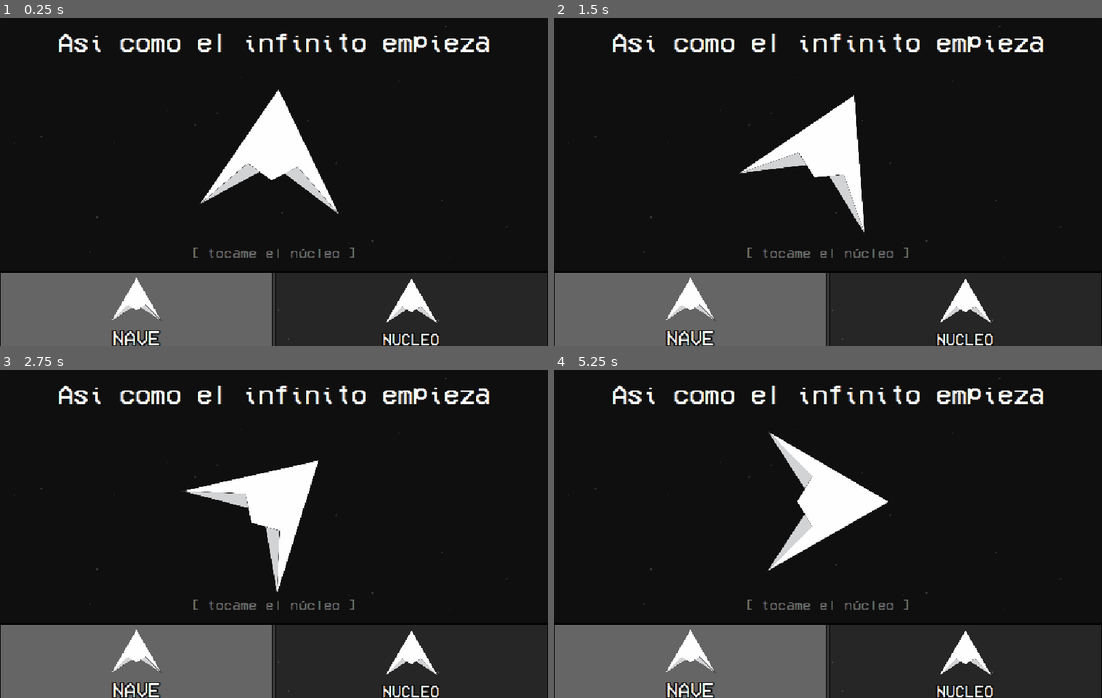
Above: before the commit, frames 1-4 (two rows, left to right).
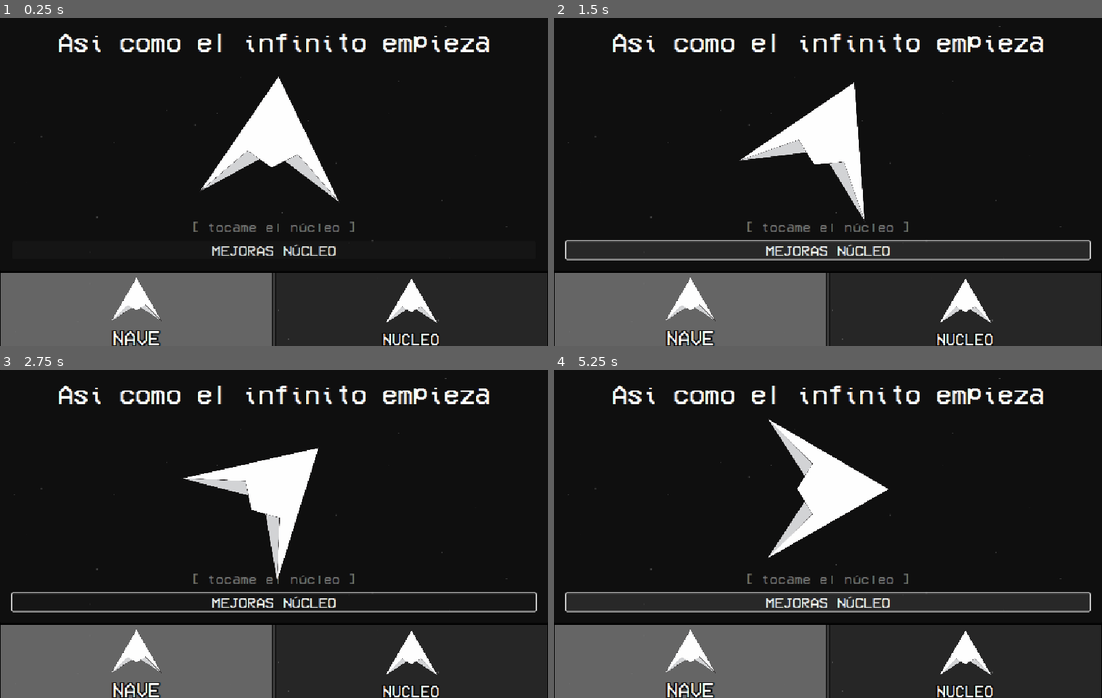
Above: after the commit, the same moments.

Repository: Maretesus666/Apeiron
Game: Godot game, scene res://scenes/Hub.tscn
The game is run twice, just before and just after one commit, with the same random seed, the same clock (stepped at 60 frames per second) and the same inputs. This scene is started directly instead of the project's main scene.
Inputs (mouse positions are in pixels of both pictures, inside the frame that each line leads up to):
- Up to frame 1 (0.25 s): no input
- Up to frame 2 (1.5 s): click (691, 309) at 0.52 s; click (828, 250) at 1.25 s, where only the run after the commit has a clickable "MEJORAS NÚCLEO"
- Up to frame 3 (2.75 s): move the mouse to (394, 517) at 2.02 s; press the mouse at (394, 517) at 2.03 s; hold D (move_right) from 2.03 s (still down)
- Up to frame 4 (5.25 s): move the mouse to (718, 550) at 2.77 s; release D (move_right) at 2.78 s; release the mouse at (718, 550) at 2.78 s; hold S (move_down) 2.78-3.5 s; click (718, 550) at 2.85 s; click (822, 602) at 3.5 s, where only the run after the commit has a clickable "MEJORAS NÚCLEO"; move the mouse to (882, 461) at 4.27 s; press the mouse at (882, 461) at 4.28 s; hold D (move_right) 4.28-5.03 s; move the mouse to (800, 599) at 5.02 s; release the mouse at (800, 599) at 5.03 s; hold W (move_up) from 5.03 s (still down); click (800, 599) at 5.1 s

The runs differ from the first frame. In frame 1, 3.2% of the frame differs, in the area x 35-65%, y 17-74%; in frame 2, 8.3%; in frame 3, 4.2%; in frame 4, 8.7%, in the area x 2-98%, y 14-74%.
Error after the commit: Invalid access to property or key 'pressed' on a base object of type 'null instance'. (res://scripts/panel_mejoras.gd:15)

Commit message:
empiezo a crear las mejoras del clicker

Diff:
--- a/apeiron-godot/scenes/Hub.tscn
+++ b/apeiron-godot/scenes/Hub.tscn
@@ -6,6 +6,7 @@
 [ext_resource type="Shader" uid="uid://cvu8ucill03dy" path="res://shaders/menu.gdshader" id="3_tm630"]
 [ext_resource type="Script" uid="uid://mvfa7t62eqnm" path="res://scenes/nucleo.gd" id="4_tm630"]
 [ext_resource type="Texture2D" uid="uid://dsqmf3qkp4ovd" path="res://assets/sprites/nave.png" id="6_tm630"]
+[ext_resource type="Script" uid="uid://di20tn2k2f6ll" path="res://scripts/panel_mejoras.gd" id="7_hnc56"]
 
 [sub_resource type="ShaderMaterial" id="ShaderMaterial_hnc56"]
 shader = ExtResource("3_tm630")
@@ -386,51 +387,48 @@
 [node name="Clicker" type="VBoxContainer" parent="ContenedorBotones/ScrollContainer/HBoxContainer/nucleo"]
 layout_mode = 2
 
-[node name="ClickButton" type="Button" parent="ContenedorBotones/ScrollContainer/HBoxContainer/nucleo/Clicker"]
-visible = false
-texture_repeat = 1
-layout_mode = 2
-theme_override_fonts/font = ExtResource("2_7f5op")
-theme_override_font_sizes/font_size = 64
-text = "Click"
-
-[node name="StartGameButton" type="Button" parent="ContenedorBotones/ScrollContainer/HBoxContainer/nucleo/Clicker"]
-visible = false
-layout_mode = 2
-theme_override_fonts/font = ExtResource("2_7f5op")
-theme_override_font_sizes/font_size = 64
-text = "Start"
-
 [node name="UpgradesContainer" type="VBoxContainer" parent="ContenedorBotones/ScrollContainer/HBoxContainer/nucleo/Clicker"]
 layout_mode = 2
 
 [node name="ClickUpgradesContainer" type="VBoxContainer" parent="ContenedorBotones/ScrollContainer/HBoxContainer/nucleo/Clicker"]
 layout_mode = 2
 
-[node name="ShipUpgradesContainer" type="VBoxContainer" parent="ContenedorBotones/ScrollContainer/HBoxContainer/nucleo/Clicker"]
-layout_mode = 2
-
-[node name="PanelContainer2" type="PanelContainer" parent="ContenedorBotones/ScrollContainer/HBoxContainer"]
+[node name="Nave" type="PanelContainer" parent="ContenedorBotones/ScrollContainer/HBoxContainer"]
 custom_minimum_size = Vector2(1080, 0)
 layout_mode = 2
 size_flags_horizontal = 3
 mouse_filter = 2
 theme_override_styles/panel = SubResource("StyleBoxFlat_tm630")
 
-[node name="VBoxContainer" type="VBoxContainer" parent="ContenedorBotones/ScrollContainer/HBoxContainer/PanelContainer2"]
-layout_mode = 2
-
-[node name="InfoLabel" type="Label" parent="ContenedorBotones/ScrollContainer/HBoxContainer/PanelContainer2/VBoxContainer"]
+[node name="VBoxContainer" type="VBoxContainer" parent="ContenedorBotones/ScrollContainer/HBoxContainer/Nave"]
+layout_mode = 2
+
+[node name="InfoLabel" type="Label" parent="ContenedorBotones/ScrollContainer/HBoxContainer/Nave/VBoxContainer"]
 layout_mode = 2
 theme_override_fonts/font = ExtResource("2_7f5op")
 theme_override_font_sizes/font_size = 64
 text = "Jugar a las navee"
 
-[node name="PlayButton" type="Button" parent="ContenedorBotones/ScrollContainer/HBoxContainer/PanelContainer2/VBoxContainer"]
+[node name="PlayButton" type="Button" parent="ContenedorBotones/ScrollContainer/HBoxContainer/Nave/VBoxContainer"]
 layout_mode = 2
 theme_override_fonts/font = ExtResource("2_7f5op")
 theme_override_font_sizes/font_size = 64
 text = "Play"
+
+[node name="MejorasNaveBtn" type="Button" parent="ContenedorBotones/ScrollContainer/HBoxContainer/Nave/VBoxContainer"]
+layout_mode = 2
+theme_override_fonts/font = ExtResource("2_7f5op")
+theme_override_font_sizes/font_size = 64
+text = "Play"
+
+[node name="PointsLabel" type="Label" parent="ContenedorBotones/ScrollContainer/HBoxContainer/Nave/VBoxContainer"]
+layout_mode = 2
+
+[node name="ShipUpgradesContainer" type="VBoxContainer" parent="ContenedorBotones/ScrollContainer/HBoxContainer/Nave/VBoxContainer"]
+layout_mode = 2
+
+[node name="Button" type="Button" parent="ContenedorBotones/ScrollContainer/HBoxContainer/Nave/VBoxContainer/ShipUpgradesContainer"]
+layout_mode = 2
 
 [node name="PanelContainer" type="PanelContainer" parent="ContenedorBotones"]
 layout_mode = 2
@@ -572,8 +570,55 @@
 &"": SubResource("AnimationLibrary_o7rky")
 }
 
+[node name="PanelMejoras" type="Control" parent="."]
+visible = false
+layout_mode = 1
+anchors_preset = 15
+anchor_right = 1.0
+anchor_bottom = 1.0
+grow_horizontal = 2
+grow_vertical = 2
+script = ExtResource("7_hnc56")
+
+[node name="ColorRect" type="ColorRect" parent="PanelMejoras"]
+layout_mode = 0
+offset_right = 40.0
+offset_bottom = 40.0
+
+[node name="Panel" type="Panel" parent="PanelMejoras"]
+layout_mode = 0
+offset_right = 40.0
+offset_bottom = 40.0
+
+[node name="MarginContainer" type="MarginContainer" parent="PanelMejoras/Panel"]
+layout_mode = 0
+offset_right = 40.0
+offset_bottom = 40.0
+
+[node name="HBoxContainer" type="HBoxContainer" parent="PanelMejoras/Panel/MarginContainer"]
+layout_mode = 2
+
+[node name="TitleLabel" type="Label" parent="PanelMejoras/Panel/MarginContainer/HBoxContainer"]
+layout_mode = 2
+
+[node name="CloseBtn" type="Button" parent="PanelMejoras/Panel/MarginContainer/HBoxContainer"]
+layout_mode = 2
+
+[node name="PuntosSeparador" type="Label" parent="PanelMejoras/Panel/MarginContainer"]
+layout_mode = 2
+
+[node name="ScrollContainer" type="ScrollContainer" parent="PanelMejoras"]
+layout_mode = 1
+anchors_preset = 9
+anchor_bottom = 1.0
+grow_vertical = 2
+
+[node name="UpgradesVBox" type="VBoxContainer" parent="PanelMejoras/ScrollContainer"]
+layout_mode = 2
+
 [connection signal="scroll_ended" from="ContenedorBotones/ScrollContainer" to="." method="_on_scroll_container_scroll_ended"]
 [connection signal="scroll_started" from="ContenedorBotones/ScrollContainer" to="." method="_on_scroll_container_scroll_started"]
-[connection signal="pressed" from="ContenedorBotones/ScrollContainer/HBoxContainer/PanelContainer2/VBoxContainer/PlayButton" to="." method="_on_play_button_pressed"]
+[connection signal="pressed" from="ContenedorBotones/ScrollContainer/HBoxContainer/Nave/VBoxContainer/PlayButton" to="." method="_on_play_button_pressed"]
+[connection signal="pressed" from="ContenedorBotones/ScrollContainer/HBoxContainer/Nave/VBoxContainer/MejorasNaveBtn" to="." method="_on_mejoras_nave_btn_pressed"]
 [connection signal="pressed" from="ContenedorBotones/PanelContainer/HBoxContainer/PanelContainer/Button" to="." method="_on_button_pressed" binds= [0]]
 [connection signal="pressed" from="ContenedorBotones/PanelContainer/HBoxContainer/PanelContainer2/Button" to="." method="_on_button_pressed" binds= [1]]
--- a/apeiron-godot/scenes/nucleo.gd
+++ b/apeiron-godot/scenes/nucleo.gd
@@ -78,7 +78,11 @@
 	hint.add_theme_color_override("font_color", Color(1, 1, 1, 0.4))
 	hint.text = "[ tocame el núcleo ]"
 	vbox.add_child(hint)
-
+	var btn_mejoras := Button.new()
+	btn_mejoras.text = "MEJORAS NÚCLEO"
+	btn_mejoras.add_theme_font_override("font", load("res://assets/fonts/ultrakill.ttf"))
+	btn_mejoras.add_theme_font_size_override("font_size", 30)
+	vbox.add_child(btn_mejoras)
 func _process(delta: float) -> void:
 	# Rotación lenta
 	if nucleo_sprite:
--- a/apeiron-godot/scripts/hub.gd
+++ b/apeiron-godot/scripts/hub.gd
@@ -2,7 +2,7 @@
 
 @onready var scroller: ScrollContainer = $ContenedorBotones/ScrollContainer
 @onready var animation_tree: AnimationTree = $AnimationTree
-
+@onready var panel_mejoras := $PanelMejoras
 # Ya no necesitás tab_container ni clicker_tab
 # El clicker script va directo en la página 1
 
@@ -16,7 +16,9 @@
 	await get_tree().process_frame  # segundo frame para que el layout termine
 	page_width = scroller.get_child(0).get_child(0).size.x
 	scroller.scroll_horizontal = 0
-
+	var nucleo := $ContenedorBotones/ScrollContainer/HBoxContainer/nucleo
+	if nucleo.has_signal("mejoras_solicitadas"):
+		nucleo.mejoras_solicitadas.connect(panel_mejoras.abrir)
 
 func _on_play_button_pressed():
 	get_tree().change_scene_to_file("res://scenes/game.tscn")
@@ -64,3 +66,7 @@
 	button_tween.set_ease(Tween.EASE_IN_OUT)
 	button_tween.tween_method(func(v: float): scroller.scroll_horizontal = int(v), float(scroller.scroll_horizontal), target_scroll, duration)
 	button_tween.tween_property(animation_tree, "parameters/blend_position", float(extra_arg_0), duration)
+
+
+func _on_mejoras_nave_btn_pressed() -> void:
+	panel_mejoras.abrir("nave")
--- /dev/null
+++ b/apeiron-godot/scripts/panel_mejoras.gd
@@ -0,0 +1,89 @@
+extends Control
+
+@onready var panel       := $Panel
+@onready var title_lbl   := $Panel/MarginContainer/VBoxContainer/HBoxContainer/TitleLabel
+@onready var puntos_lbl  := $Panel/MarginContainer/VBoxContainer/PuntosSeparador
+@onready var upgrades_vb := $Panel/MarginContainer/VBoxContainer/ScrollContainer/UpgradesVBox
+@onready var cerrar_btn  := $Panel/MarginContainer/VBoxContainer/HBoxContainer/CerrarBtn
+
+const PANEL_X_ABIERTO := 660.0
+const PANEL_X_CERRADO := 1080.0
+var _tween: Tween
+var _tipo_actual := ""
+
+func _ready() -> void:
+	cerrar_btn.pressed.connect(cerrar)
+	$Overlay.gui_input.connect(func(e):
+		if e is InputEventMouseButton and e.pressed: cerrar()
+	)
+	panel.position.x = PANEL_X_CERRADO
+	visible = false
+
+func abrir(tipo: String) -> void:   # tipo: "nucleo" o "nave"
+	_tipo_actual = tipo
+	visible = true
+	_poblar()
+	_animar(PANEL_X_ABIERTO)
+
+func cerrar() -> void:
+	_animar(PANEL_X_CERRADO, true)
+
+func _animar(destino_x: float, ocultar_al_terminar := false) -> void:
+	if _tween: _tween.kill()
+	_tween = create_tween().set_trans(Tween.TRANS_CUBIC).set_ease(
+		Tween.EASE_IN if ocultar_al_terminar else Tween.EASE_OUT
+	)
+	_tween.tween_property(panel, "position:x", destino_x, 0.3)
+	if ocultar_al_terminar:
+		_tween.tween_callback(func(): visible = false)
+
+func _poblar() -> void:
+	# Limpiar
+	for c in upgrades_vb.get_children():
+		c.queue_free()
+
+	if _tipo_actual == "nucleo":
+		title_lbl.text = "MEJORAS NÚCLEO"
+		puntos_lbl.text = "Puntos de juego: %d" % UpgradeManager.game_points
+		for id in UpgradeManager.clicker_upgrades:
+			upgrades_vb.add_child(_crear_boton(id, "clicker"))
+	else:
+		title_lbl.text = "MEJORAS NAVE"
+		puntos_lbl.text = "Puntos clicker: %d" % UpgradeManager.clicker_points
+		for id in UpgradeManager.ship_upgrades:
+			upgrades_vb.add_child(_crear_boton(id, "ship"))
+
+	# Refrescar puntos cuando cambien
+	if not UpgradeManager.clicker_points_changed.is_connected(_on_puntos):
+		UpgradeManager.clicker_points_changed.connect(_on_puntos)
+	if not UpgradeManager.game_points_changed.is_connected(_on_puntos):
+		UpgradeManager.game_points_changed.connect(_on_puntos)
+
+func _on_puntos(_v) -> void:
+	if visible:
+		_poblar()
+
+func _crear_boton(id: String, tipo: String) -> Button:
+
+	var cost := UpgradeManager.get_clicker_upgrade_cost(id) if tipo == "clicker" \
+				else UpgradeManager.get_ship_upgrade_cost(id)
+	var pts  := UpgradeManager.game_points if tipo == "clicker" \
+				else UpgradeManager.clicker_points
+
+	var btn := Button.new()
+	btn.size_flags_horizontal = Control.SIZE_EXPAND_FILL
+	btn.autowrap_mode = TextServer.AUTOWRAP_WORD
+	btn.add_theme_font_override("font", load("res://assets/fonts/ultrakill.ttf"))
+	btn.add_theme_font_size_override("font_size", 24)
+	btn.disabled = pts < cost
+
+	btn.pressed.connect(func():
+		var ok := UpgradeManager.buy_clicker_upgrade(id) if tipo == "clicker" \
+				  else UpgradeManager.buy_ship_upgrade(id)
+		if ok: _poblar()   # refresca todo el panel
+	)
+	return btn
+
+func _texto_boton(id: String, u: Dictionary, cost: int) -> String:
+	var nombre := id.replace("_", " ").capitalize()
+	return "%s  Lv.%d\n+%s por nivel  ·  Costo: %d" % [nombre, u["level"], str(u["value"]), cost]
Not shown: 1 places in apeiron-godot/scenes/Hub.tscn that only renumber resources
Not shown, added: apeiron-godot/scripts/panel_mejoras.gd.uid
